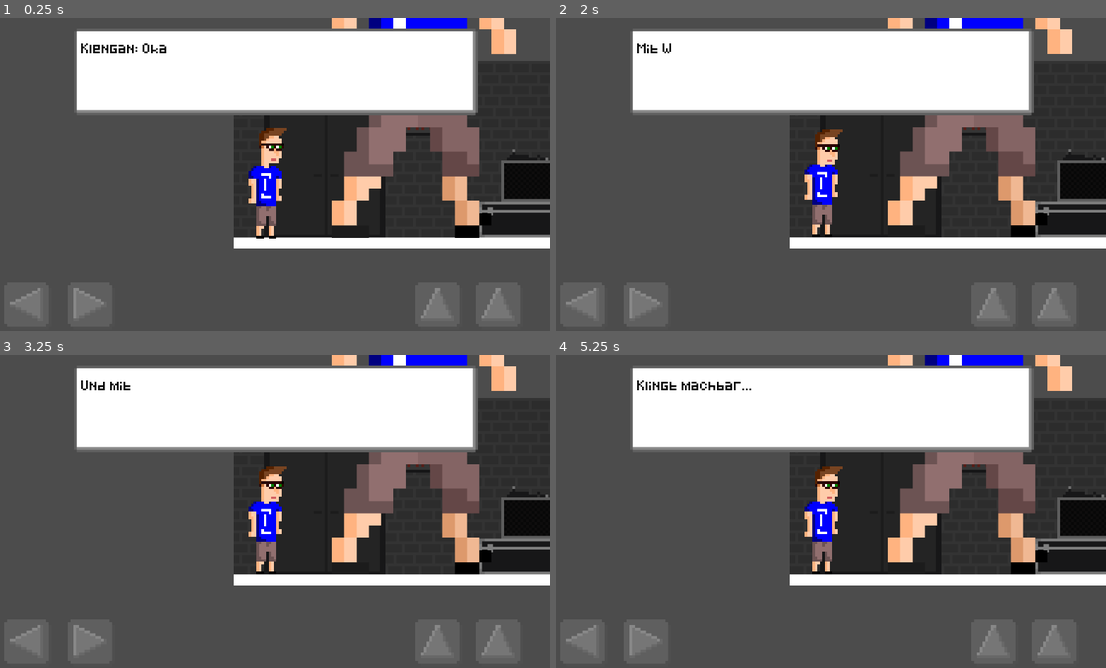
Above: before the commit, frames 1-4 (two rows, left to right).
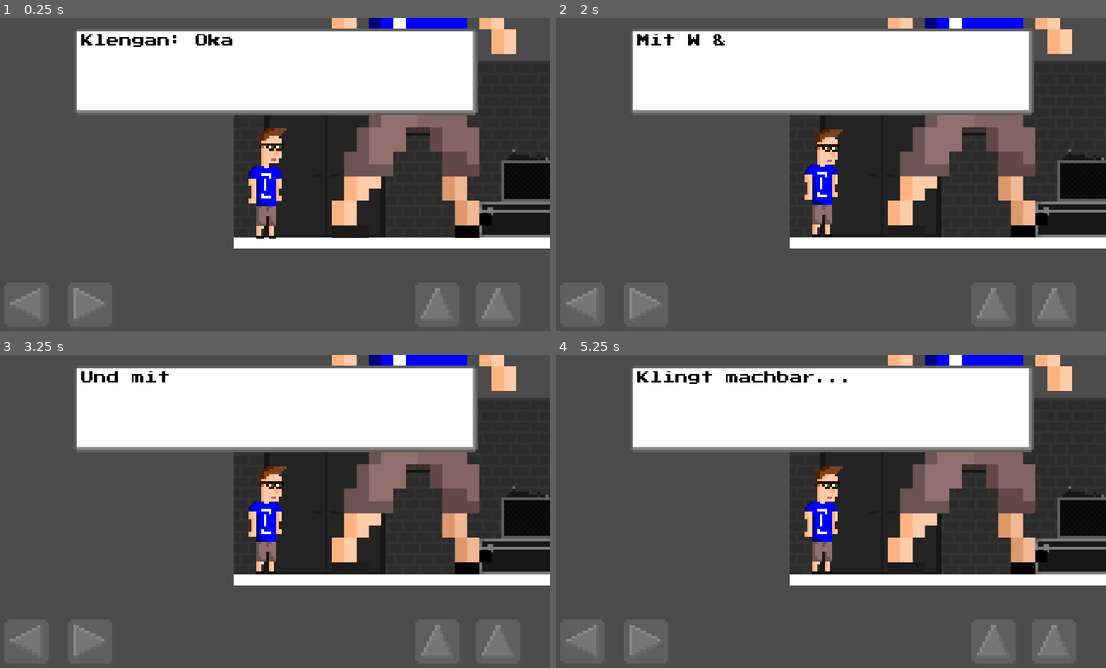
Above: after the commit, the same moments.

Repository: klenganthegame/KlenganTheGame
Game: Godot game, scene res://level/Level1.tscn
Two runs of this game, one before a commit and one after it. Both use one fixed random seed, a clock stepped at 60 frames per second and the inputs below.
Inputs:
- Up to frame 1 (0.25 s): no input
- Up to frame 2 (2 s): tap Enter (accept) at 0.5, 1.35 s; hold Enter (accept) 0.53-1.28 s; hold D (walk_right) from 0.53 s (still down); tap Space (jump) at 0.77, 1.52 s
- Up to frame 3 (3.25 s): release D (walk_right) at 2.03 s; hold A (walk_left) 2.03-2.78 s; hold Enter (accept) 2.03-2.78 s; hold D (walk_right) from 2.78 s (still down); tap Enter (accept) at 2.85 s; tap Space (jump) at 3.02 s
- Up to frame 4 (5.25 s): hold Enter (accept) 3.53-4.28 s; tap Space (jump) at 3.77, 4.52 s; release D (walk_right) at 4.28 s; hold A (walk_left) 4.28-5.03 s; tap Enter (accept) at 4.35 s; hold D (walk_right) from 5.03 s (still down); hold Enter (accept) from 5.03 s (still down)

The runs differ from the first frame. In frame 1, 0.7% of the frame differs, in the area x 14-43%, y 5-12%; in frame 2, 0.3%; in frame 3, 0.4%; in frame 4, 0.8%, in the area x 14-53%, y 5-12%.

Commit message:
edited fontsize

Diff:
--- a/objects/mechanics/DialogueBox.tscn
+++ b/objects/mechanics/DialogueBox.tscn
@@ -2,9 +2,10 @@
 
 [ext_resource path="res://Sprites/test/dialoguebox.png" type="Texture" id=1]
 [ext_resource path="res://objects/mechanics/DialogueBox.gd" type="Script" id=2]
-[ext_resource path="res://Sprites/font/Pixeled.ttf" type="DynamicFontData" id=3]
+[ext_resource path="res://Sprites/font/PressStart2P.ttf" type="DynamicFontData" id=3]
 
 [sub_resource type="DynamicFont" id=1]
+size = 24
 font_data = ExtResource( 3 )
 
 [node name="DialogueBox" type="NinePatchRect"]
@@ -34,6 +35,9 @@
 margin_bottom = 143.0
 custom_fonts/normal_font = SubResource( 1 )
 custom_colors/default_color = Color( 0, 0, 0, 1 )
+text = "Hallo ich bin Klengan
+wie geht es dir?
+mie geht es gut "
 scroll_active = false
 [connection signal="timeout" from="InputBlocker" to="." method="_on_InputBlocker_timeout"]
 [connection signal="timeout" from="Timer" to="." method="_on_Timer_timeout"]
--- a/project.godot
+++ b/project.godot
@@ -17,6 +17,7 @@
 
 config/name="Klengan the Game"
 run/main_scene="res://level/Level1.tscn"
+boot_splash/bg_color=Color( 0, 0, 0, 1 )
 config/icon="res://icon.png"
 
 [display]
